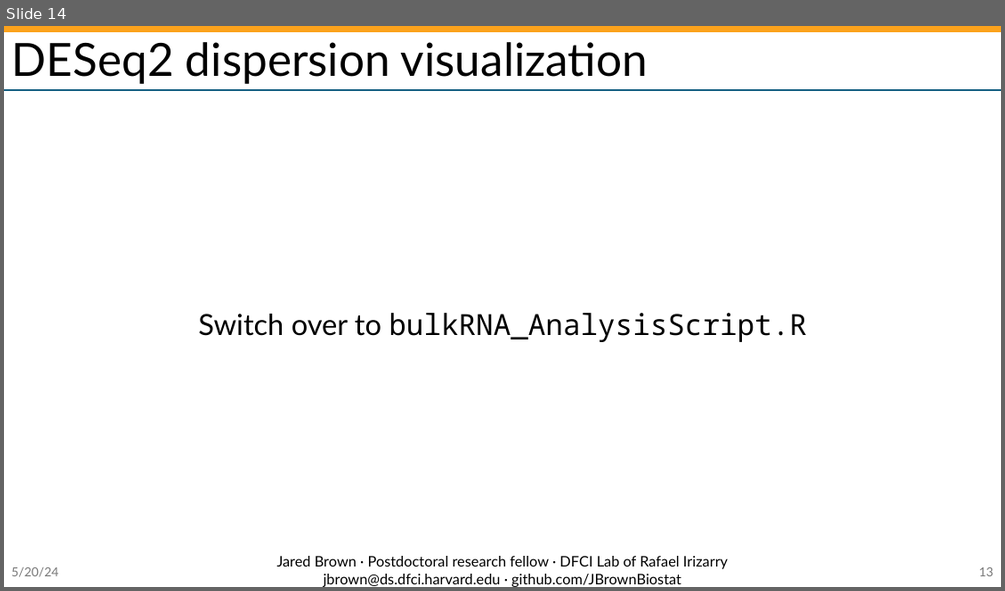
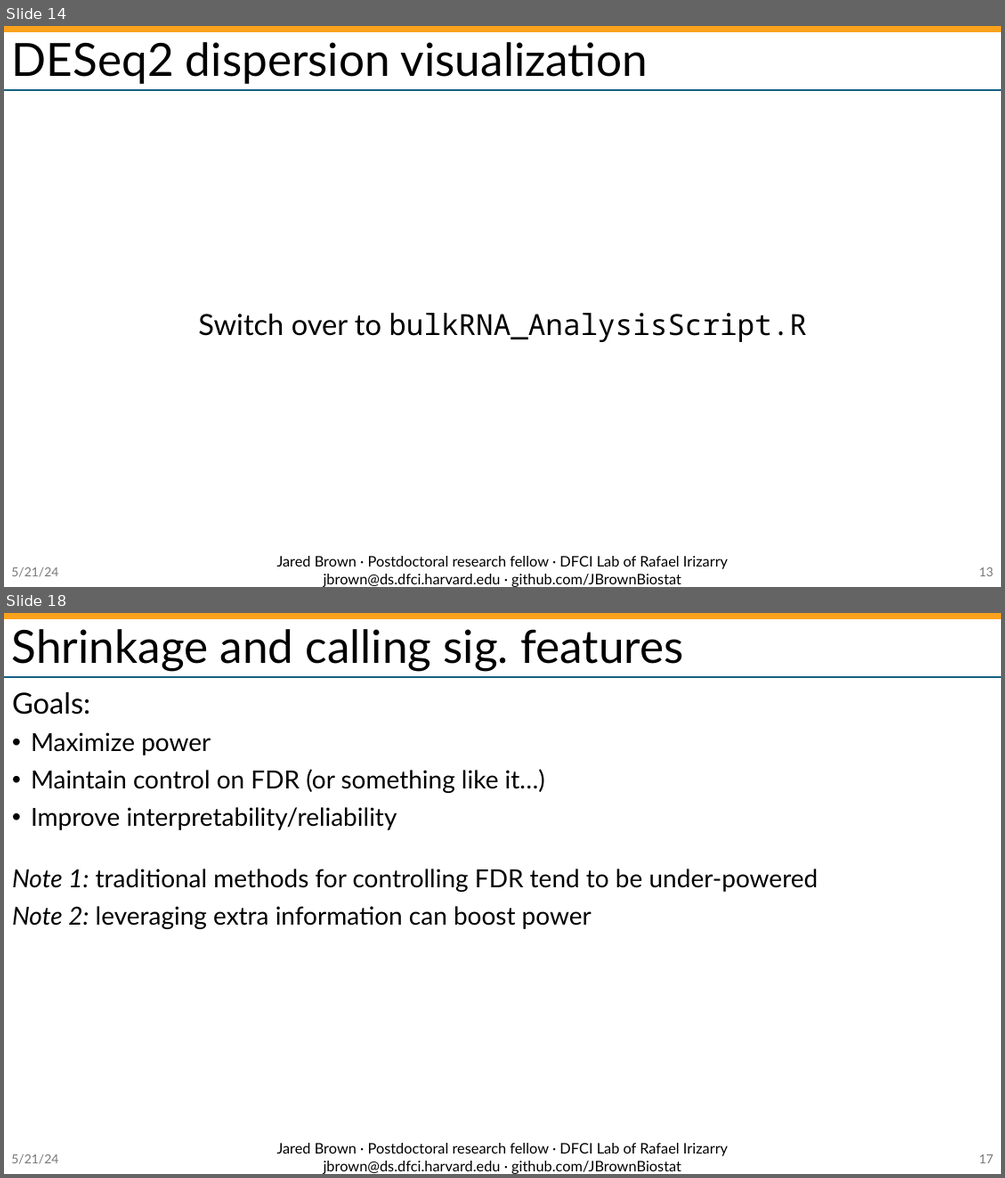
Before and after one commit to JBrownBiostat/DifferentialExpressionTraining_May2024, a slide deck: DeeperDESeqWithShrinkage.pptx. Shown one above the other, each under a label of ours: slide 14 before the commit, slides 14 and 18 after it; the slides between them are not shown. The pictures are 1005x591 and 1005x1178 pixels, drawn with LibreOffice and Linux fonts; fonts in the diff are those of the drawing; background and template pictures are left out. Boxes give left, top, right and bottom in pixels: in the first picture for what was removed or moved away, otherwise in the second. Text is boxed around its words. In the diff, an @@ line names an element or a change of style, - is before the commit and + after.

```diff
--- a/DeeperDESeqWithShrinkage.pptx
+++ b/DeeperDESeqWithShrinkage.pptx
@@ slide 18 added at <box>4,613,1001,1174</box>, background #FFFFFF; not listed: 2 template elements that a slide beside it also shows @@
@@ title added at <box>12,629,683,672</box>, 44 pt, text #000000 @@
+Shrinkage and calling sig. features
@@ text added at <box>12,692,818,929</box>, 24 pt, text #000000 @@
+Goals:
+• Maximize power
+• Maintain control on FDR (or something like it…)
+• Improve interpretability/reliability
+Note 1: traditional methods for controlling FDR tend to be under-powered
+Note 2: leveraging extra information can boost power
@@ text added at <box>277,1143,728,1174</box>, 14 pt, text #000000 @@
+Jared Brown · Postdoctoral research fellow · DFCI Lab of Rafael Irizarry jbrown@ds.dfci.harvard.edu · github.com/JBrownBiostat
@@ text added at <box>11,1154,58,1164</box>, 12 pt, text #797979 @@
+5/21/24
@@ page number added at <box>979,1154,993,1163</box>, 12 pt, text #797979 @@
+17
@@ slide 14 changed as well @@
@@ text at <box>11,567,58,577</box>: text changed @@
-5/20/24
+5/21/24
```
Also in this commit, not shown: 13 other slides changed, 10 other slides added, 3 other files.
